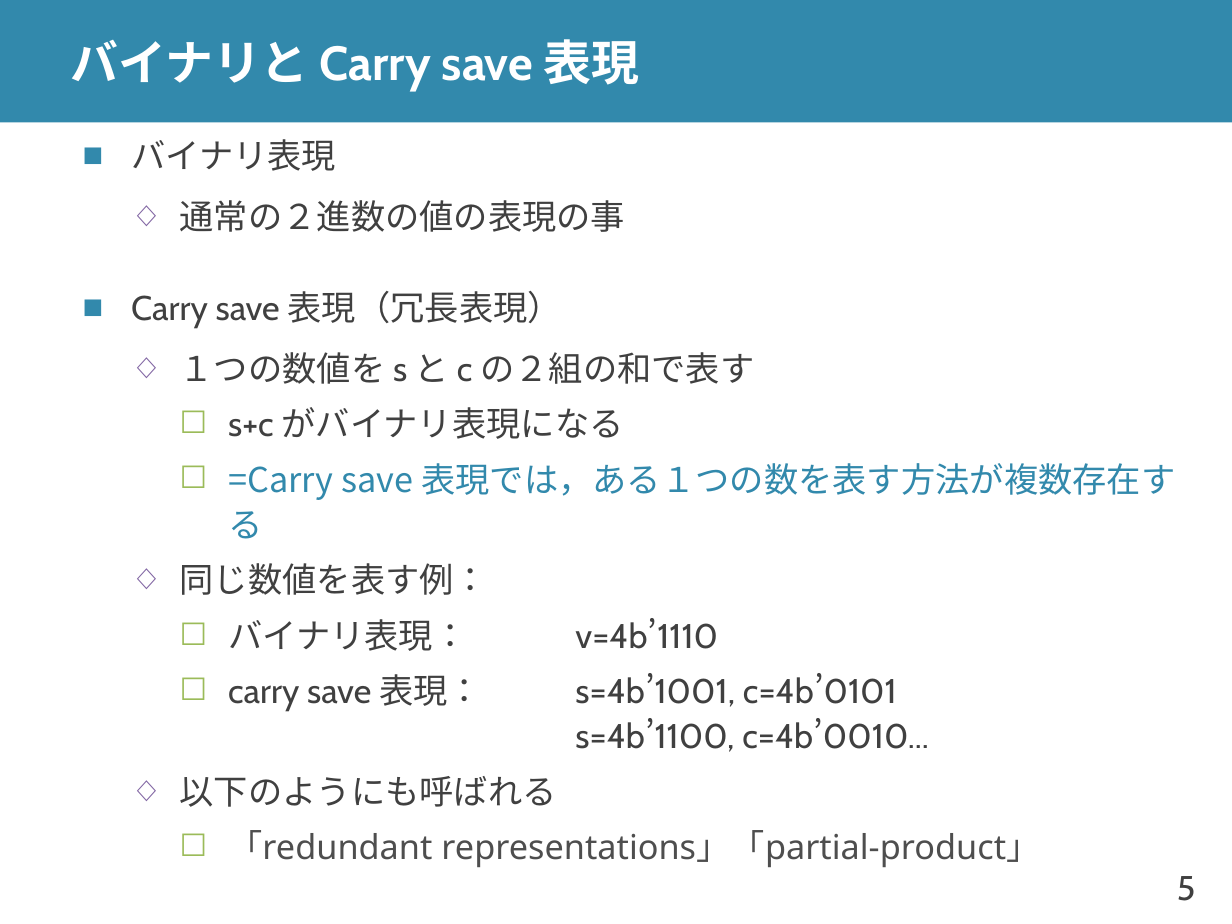
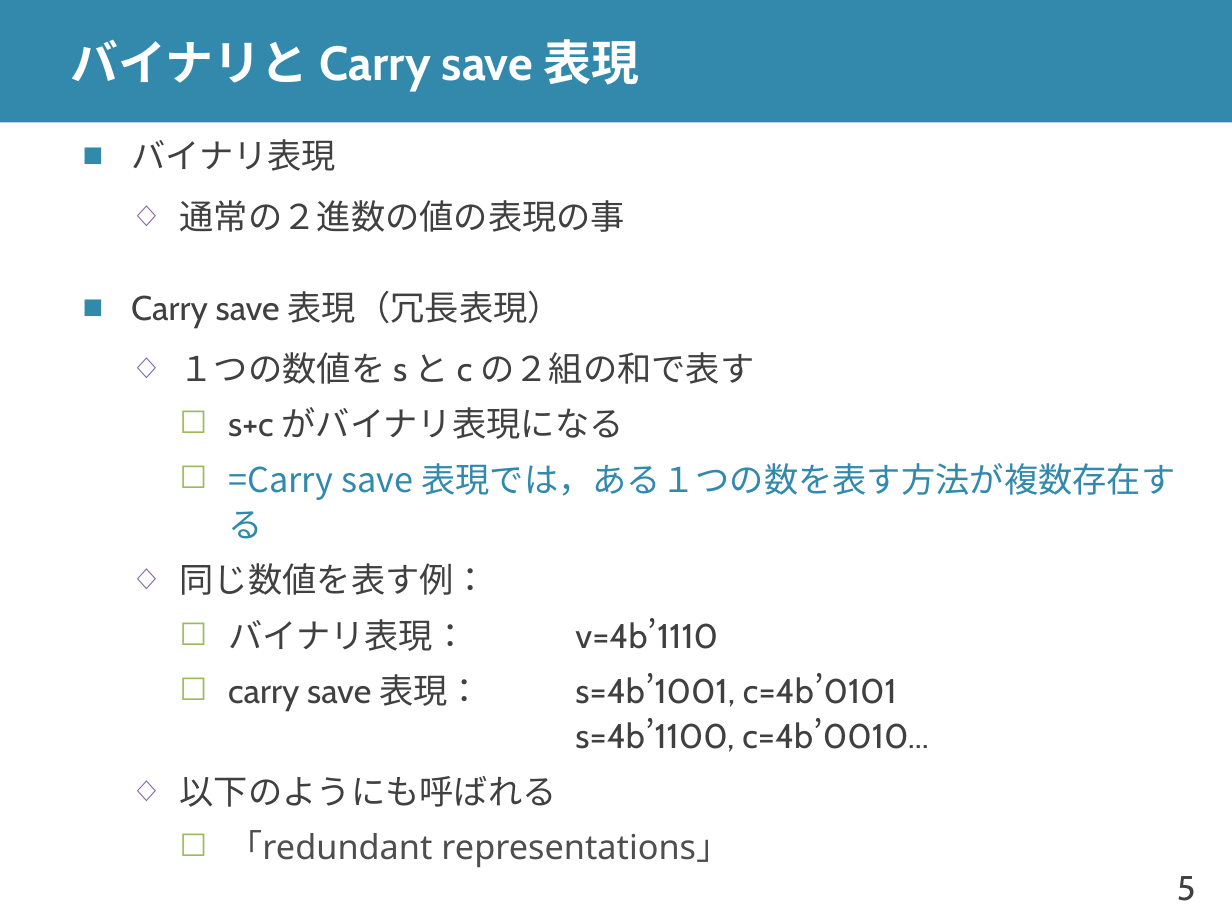
Before and after one commit to shioyadan/advanced-computer-organization, a slide deck: slide 5 of aco-shioya-appendix-fpu.pptx. Drawn at 1232x924 pixels with LibreOffice and Linux fonts; fonts in the diff are those of the drawing. Boxes give left, top, right and bottom in pixels: in the first picture for what was removed or moved away, otherwise in the second. Text is boxed around its words. In the diff, an @@ line names an element or a change of style, - is before the commit and + after.

```diff
--- a/aco-shioya-appendix-fpu.pptx
+++ b/aco-shioya-appendix-fpu.pptx
@@ text at (228, 830, 730, 867): text changed @@
-    ☐ 「redundant representations」「partial-product」
+    ☐ 「redundant representations」
```
Also in this commit, not shown: 6 other slides changed, 1 slide added, 1 slide removed.
